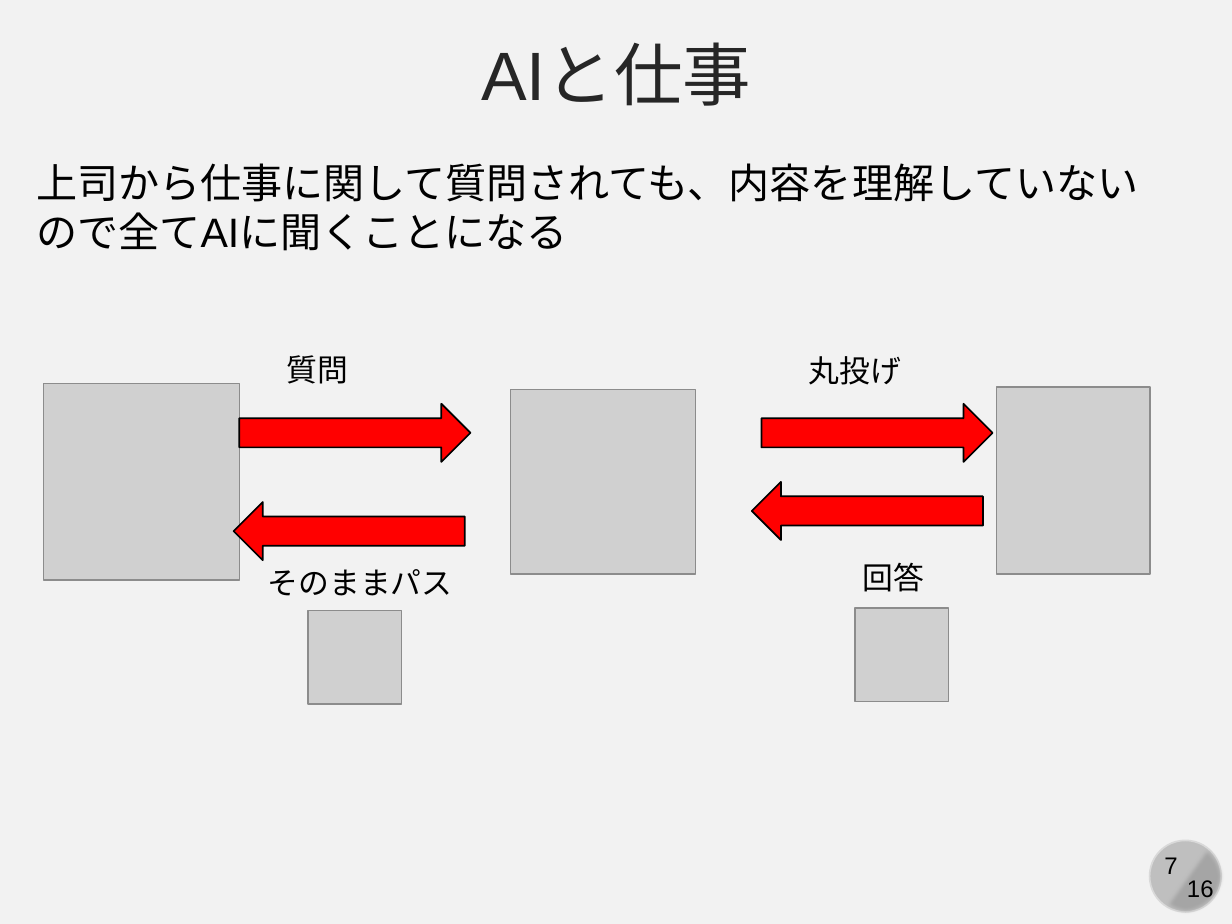
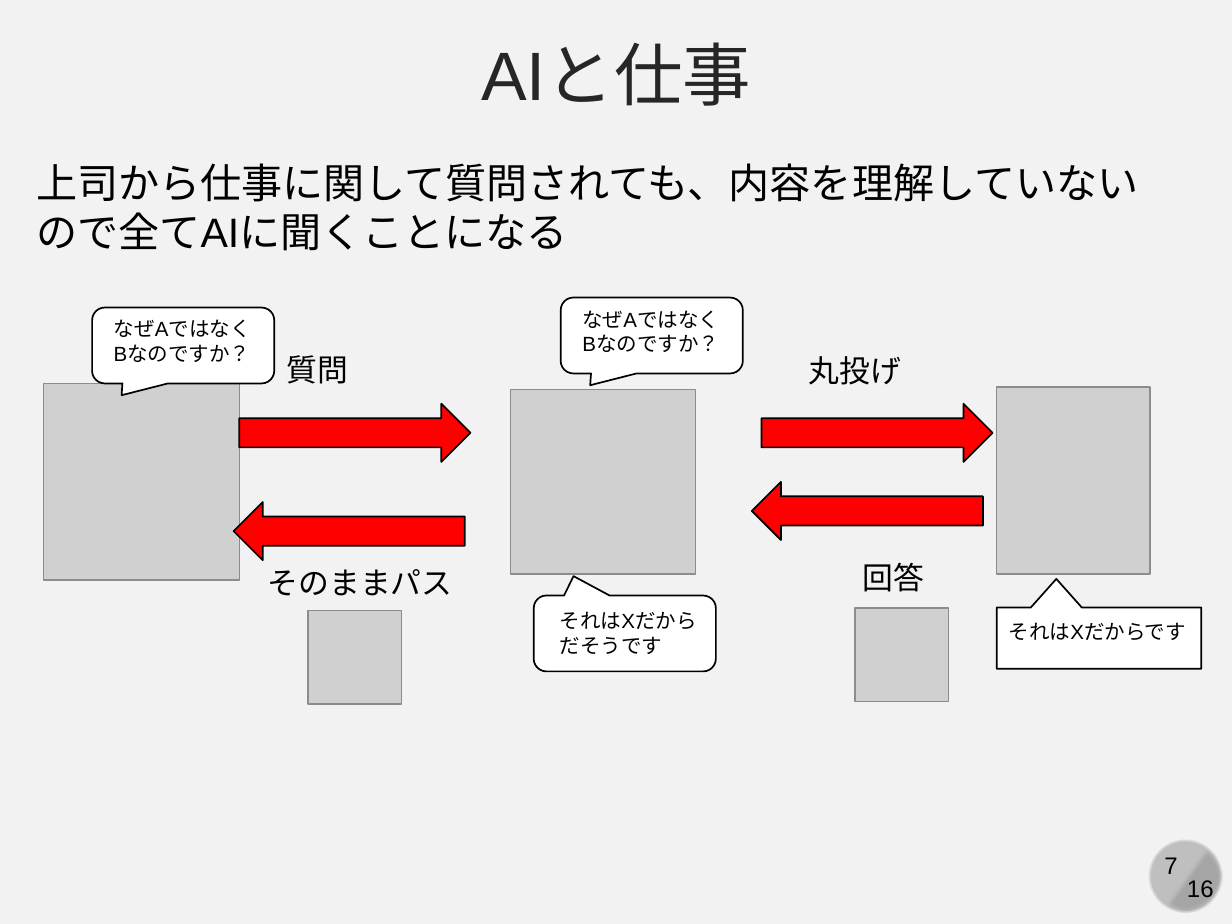
Before and after one commit to kaityo256/lab_startup, a slide deck: slide 7 of generative_ai/generative_ai_and_us.pptx. Drawn at 1232x924 pixels with LibreOffice and Linux fonts; fonts in the diff are those of the drawing; grey boxes stand for pictures. Boxes give left, top, right and bottom in pixels: in the first picture for what was removed or moved away, otherwise in the second. Text is boxed around its words. In the diff, an @@ line names an element or a change of style, - is before the commit and + after.

```diff
--- a/generative_ai/generative_ai_and_us.pptx
+++ b/generative_ai/generative_ai_and_us.pptx
@@ rounded speech box added at box(561, 298, 743, 375), fill #FFFFFF, outline #000000 1 pt @@
@@ rounded speech box added at box(92, 308, 275, 384), fill #FFFFFF, outline #000000 1 pt @@
@@ text added at box(114, 319, 251, 362), 12 pt, text #000000 @@
+なぜAではなく
+Bなのですか？
@@ text added at box(582, 310, 719, 352), 12 pt, text #000000 @@
+なぜAではなく
+Bなのですか？
@@ rounded speech box added at box(533, 595, 716, 671), fill #FFFFFF, outline #000000 1 pt @@
@@ text added at box(560, 611, 697, 654), 12 pt, text #000000 @@
+それはXだから
+だそうです
@@ speech box added at box(997, 607, 1201, 669), fill #FFFFFF, outline #000000 1 pt @@
@@ text added at box(1009, 622, 1186, 640), 12 pt, text #000000 @@
+それはXだからです
```
Also in this commit, not shown: 6 other slides changed.
